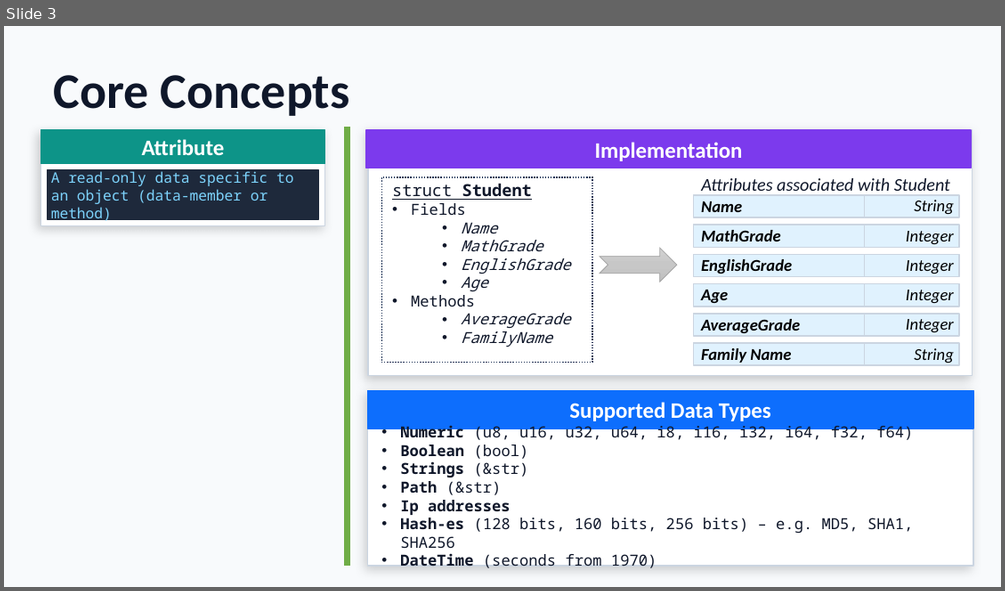
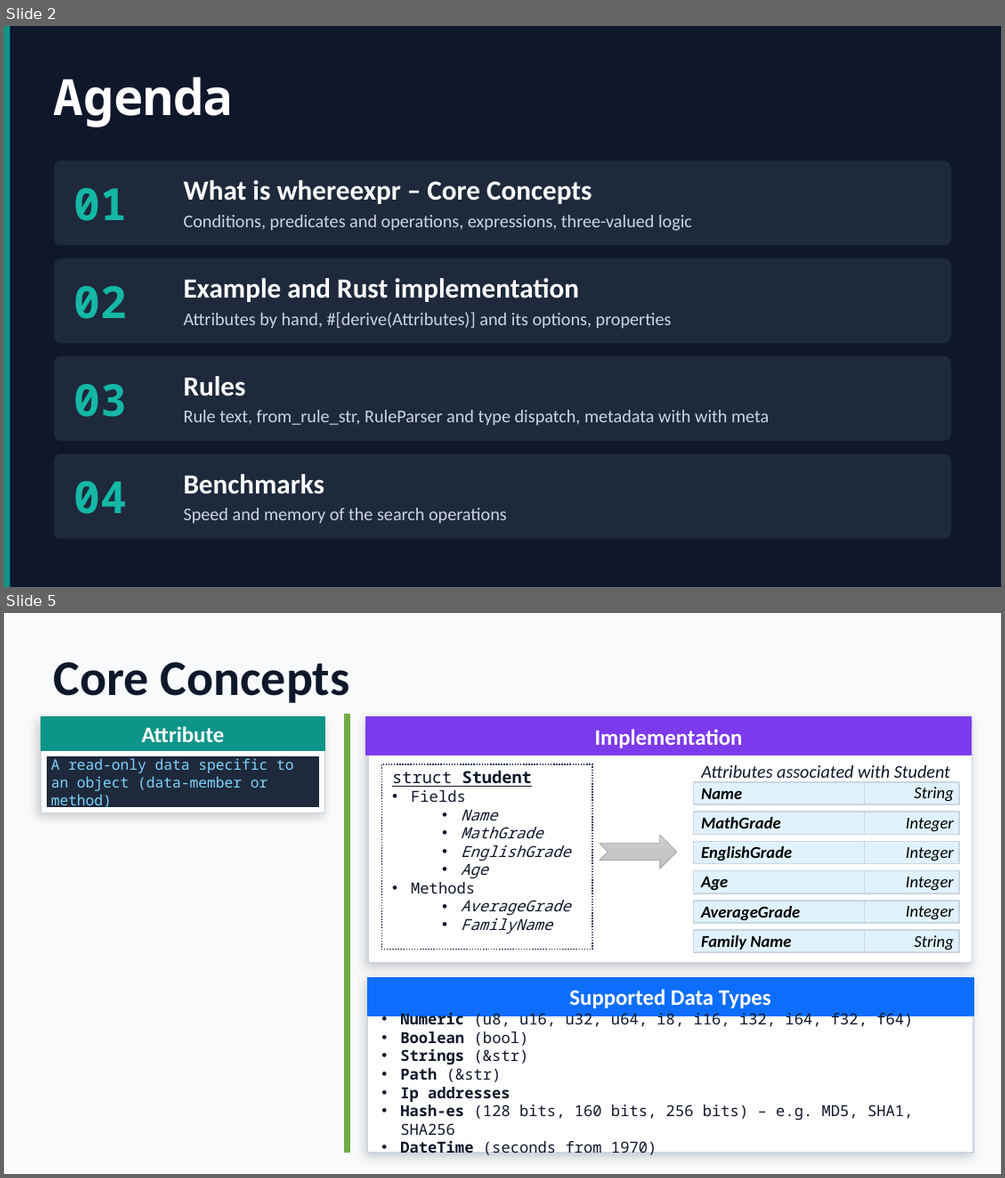
Before and after one commit to gdt050579/whereexpr, a slide deck: whereexpr.pptx. Shown one above the other, each under a label of ours: slide 3 before the commit, slides 2 and 5 after it; the slides between them are not shown. The pictures are 1005x591 and 1005x1178 pixels, drawn with LibreOffice and Linux fonts; fonts in the diff are those of the drawing. Boxes give left, top, right and bottom in pixels: in the first picture for what was removed or moved away, otherwise in the second. Text is boxed around its words. In the diff, an @@ line names an element or a change of style, - is before the commit and + after.

```diff
--- a/whereexpr.pptx
+++ b/whereexpr.pptx
@@ slide 2 added at (x1=4, y1=26, x2=1001, y2=587), background #0F172A @@
@@ rectangle added at (x1=4, y1=26, x2=10, y2=586), fill #0D9488 @@
@@ text added at (x1=54, y1=77, x2=234, y2=127), 36 pt, text #FFFFFF, bold @@
+Agenda
@@ rounded rectangle added at (x1=54, y1=160, x2=951, y2=245), fill #1E293B @@
@@ text added at (x1=184, y1=180, x2=591, y2=204), 20 pt, text #FFFFFF, bold @@
+What is whereexpr – Core Concepts
@@ text added at (x1=73, y1=188, x2=127, y2=221), 32 pt, text #14B8A6, bold @@
+01
@@ text added at (x1=184, y1=215, x2=692, y2=231), 13 pt, text #CBD5E1 @@
+Conditions, predicates and operations, expressions, three-valued logic
@@ rounded rectangle added at (x1=54, y1=258, x2=951, y2=343), fill #1E293B @@
@@ text added at (x1=73, y1=286, x2=127, y2=319), 32 pt, text #14B8A6, bold @@
+02
@@ text added at (x1=184, y1=278, x2=579, y2=302), 20 pt, text #FFFFFF, bold @@
+Example and Rust implementation
@@ text added at (x1=184, y1=312, x2=672, y2=329), 13 pt, text #CBD5E1 @@
+Attributes by hand, #[derive(Attributes)] and its options, properties
@@ rounded rectangle added at (x1=54, y1=356, x2=951, y2=441), fill #1E293B @@
@@ text added at (x1=73, y1=384, x2=127, y2=417), 32 pt, text #14B8A6, bold @@
+03
@@ text added at (x1=184, y1=376, x2=246, y2=396), 20 pt, text #FFFFFF, bold @@
+Rules
@@ text added at (x1=184, y1=410, x2=769, y2=426), 13 pt, text #CBD5E1 @@
+Rule text, from_rule_str, RuleParser and type dispatch, metadata with with meta
@@ rounded rectangle added at (x1=54, y1=453, x2=951, y2=539), fill #1E293B @@
@@ text added at (x1=184, y1=474, x2=324, y2=494), 20 pt, text #FFFFFF, bold @@
+Benchmarks
@@ text added at (x1=73, y1=481, x2=127, y2=514), 32 pt, text #14B8A6, bold @@
+04
@@ text added at (x1=184, y1=507, x2=507, y2=524), 13 pt, text #CBD5E1 @@
+Speed and memory of the search operations
@@ what was slide 3 is now slide 5 @@
```
Also in this commit, not shown: 4 slides changed, 6 other slides added, 3 other files.
